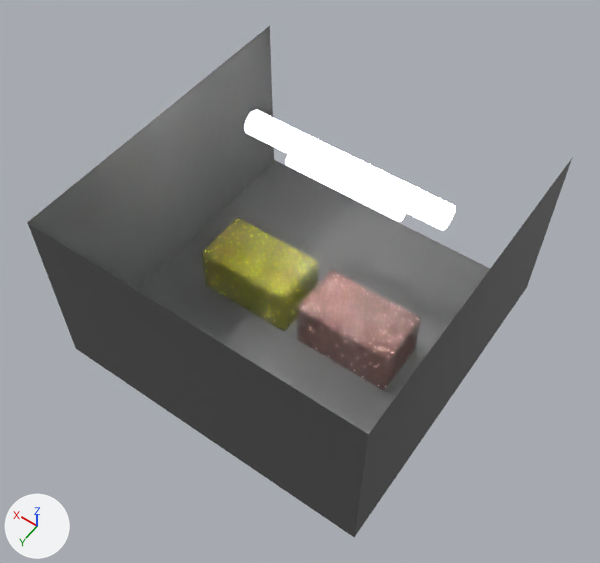
A saved change to the Blender file lattice1.blend.
One viewpoint serves both versions: a 50 mm lens placed at (-192.0, 277.0, 452.0), pointed at (-2.0, 12.0, 35.0). Lighting does not change. The marker at lower left points along +X, +Y and +Z.
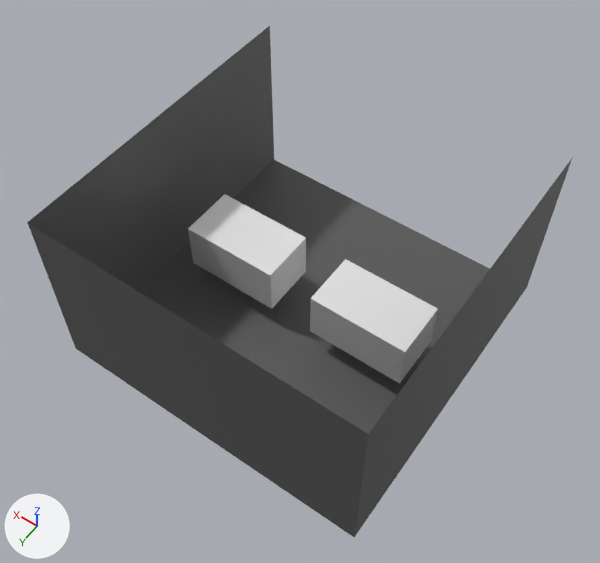
Patch to the scene script:
```diff
--- a/lattice1.blend.py
+++ b/lattice1.blend.py
@@ me_plane_003 @@
+me_plane_003.from_pydata(...)  # 2025 vertices, 896 faces, 3752 loose edges; spans x -1.0..1.0, y -1.0..1.0, z 0.0..37.4
@@ ob_cube_network @@
-ob_cube_network = bpy.data.objects.new('Cube_Network', me_cube)
-ob_cube_network.location = (-40.0, 0.0, 0.0)
-ob_cube_network.rotation_euler = (1.571, 0.0, 0.0)  # degrees (90, 0, 0)
-_m = ob_cube_network.modifiers.new('Wireframe', 'WIREFRAME')
-_m.thickness = 0.5
-_m.use_replace = False
-_m.use_even_offset = False
-_m.material_offset = 1
@@ ob_cube_simulator @@
-ob_cube_simulator = bpy.data.objects.new('Cube_Simulator', me_cube_002)
-ob_cube_simulator.location = (40.0, 0.0, 0.0)
-ob_cube_simulator.rotation_euler = (1.571, 0.0, 0.0)  # degrees (90, 0, 0)
-_m = ob_cube_simulator.modifiers.new('Wireframe', 'WIREFRAME')
-_m.thickness = 0.5
-_m.use_replace = False
-_m.use_even_offset = False
-_m.material_offset = 1
@@ ob_cylinder @@
 ob_cylinder.scale = (4.78, 4.78, 42.4)
+ob_cylinder.hide_set(True)
@@ ob_cylinder_001 @@
 ob_cylinder_001.scale = (8.11, 8.11, 71.9)
+ob_cylinder_001.hide_set(True)
@@ ob_fem @@
+ob_fem = bpy.data.objects.new('FEM', me_plane_003)
+ob_fem.location = (-50.0, 0.0, 0.0)
+ob_fem.scale = (34.4, 19.6, 0.958)
@@ ob_network @@
+ob_network = bpy.data.objects.new('Network', me_plane_003.copy())
+ob_network.location = (50.0, 0.0, 0.0)
+ob_network.scale = (34.4, 19.6, 0.958)
```

Location of each change, [x1, y1, x2, y2] in pixels of the pictures (600 x 563 px):
'FEM', added
    after: [310, 259, 438, 384]
'Cube_Network', deleted
    before: [297, 269, 421, 390]
'Network', added
    after: [188, 194, 306, 309]
'Cube_Simulator', deleted (yellow)
    before: [202, 218, 318, 331]
'Cylinder.001', hidden
    before: [245, 110, 456, 231]
'Cylinder', hidden
    before: [285, 154, 406, 222]
